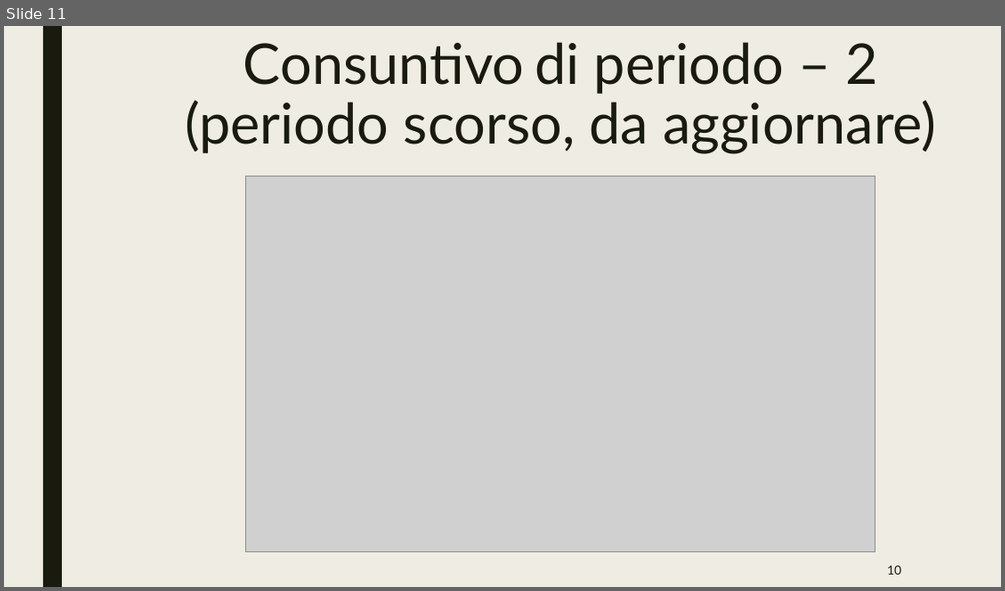
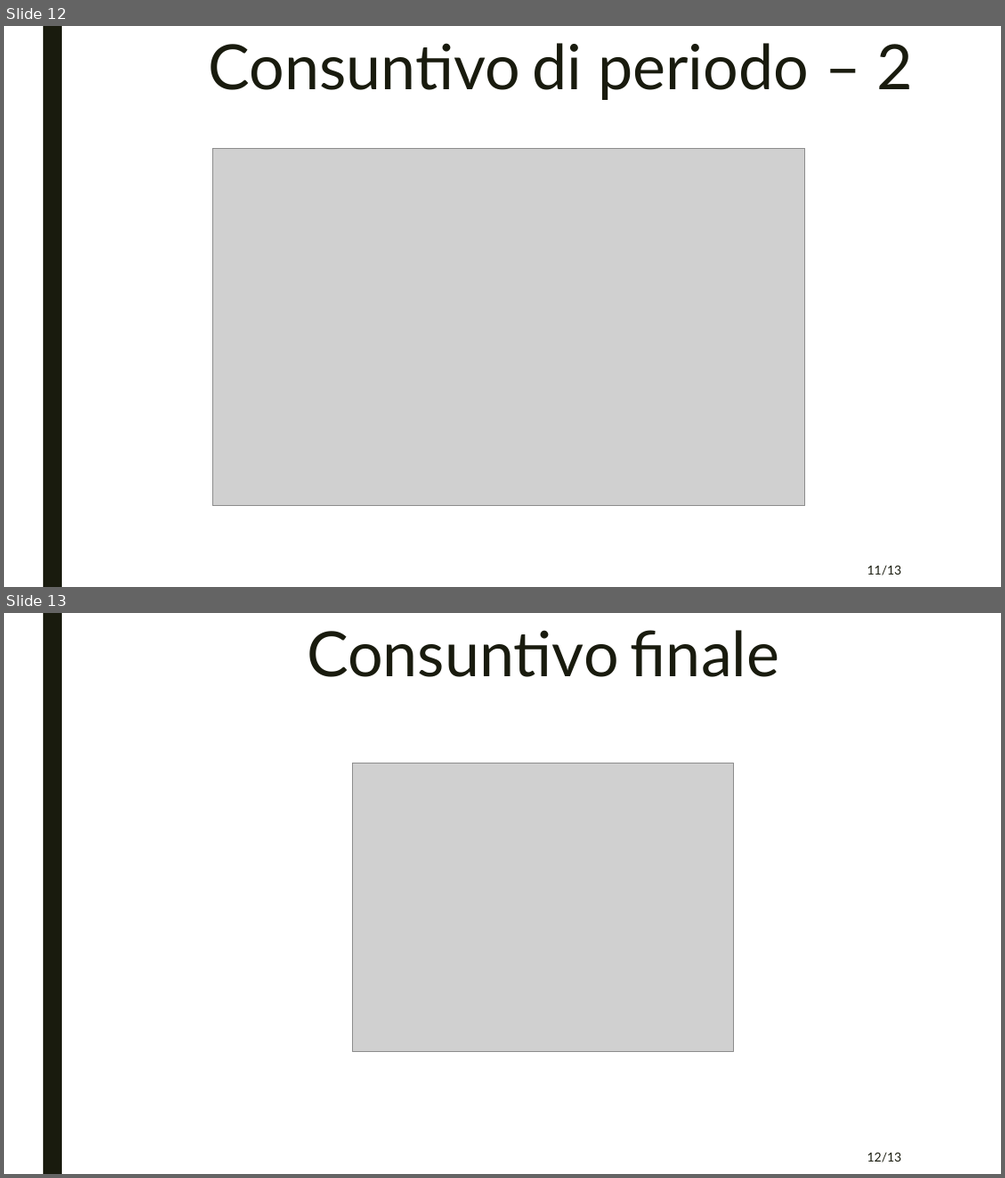
Before and after one commit to team404swe/Documenti, a slide deck: presentazione/RA/presentazioneRA.pptx. Shown one above the other, each under a label of ours: slide 11 before the commit, slides 12 and 13 after it. The pictures are 1005x591 and 1005x1178 pixels, drawn with LibreOffice and Linux fonts; fonts in the diff are those of the drawing; grey boxes stand for pictures. Boxes give left, top, right and bottom in pixels: in the first picture for what was removed or moved away, otherwise in the second. Text is boxed around its words. In the diff, an @@ line names an element or a change of style, - is before the commit and + after.

```diff
--- a/presentazione/RA/presentazioneRA.pptx
+++ b/presentazione/RA/presentazioneRA.pptx
@@ slide 13 added at box(4, 613, 1001, 1174), background #FFFFFF; not listed: 1 template element that a slide beside it also shows @@
@@ title added at box(307, 630, 779, 677), 60 pt, text #191B0E @@
+Consuntivo finale
@@ picture added at box(353, 763, 733, 1051) @@
@@ page number added at box(867, 1152, 902, 1162), 12 pt, text #191B0E @@
+12/13
@@ what was slide 11 is now slide 12 @@
@@ slide 12 changed as well @@
@@ background #EFEDE3 to #FFFFFF @@
@@ title at box(208, 43, 914, 100): text changed; size 54 to 60 pt @@
-Consuntivo di periodo – 2
-(periodo scorso, da aggiornare)
+Consuntivo di periodo – 2
@@ picture: place and size @@
-picture at box(245, 176, 875, 553)
+picture at box(212, 149, 806, 506)
@@ page number at box(867, 565, 902, 575): text changed @@
-10
+11/13
```
Also in this commit, not shown: 10 other slides changed, 2 other slides added, 1 slide removed.
